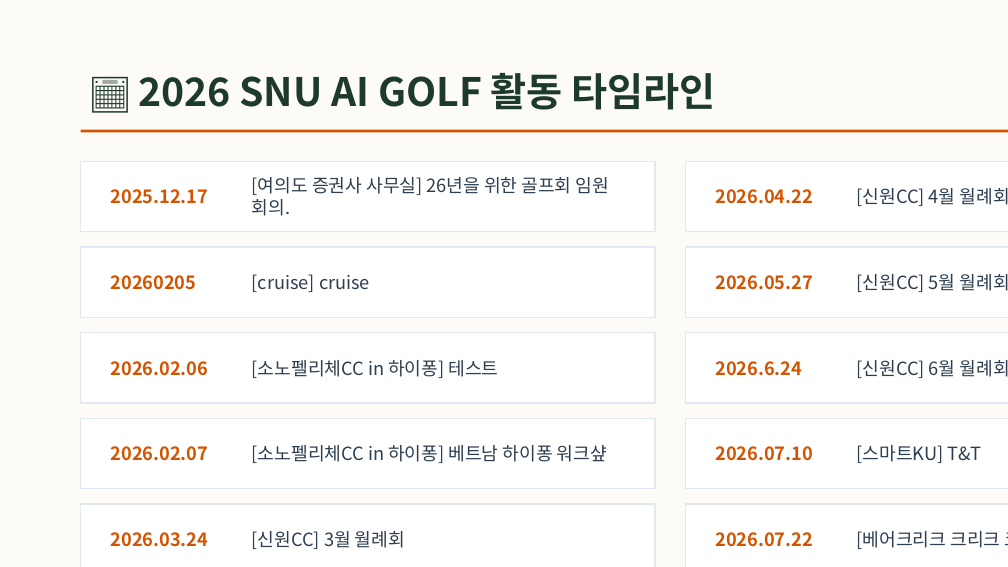
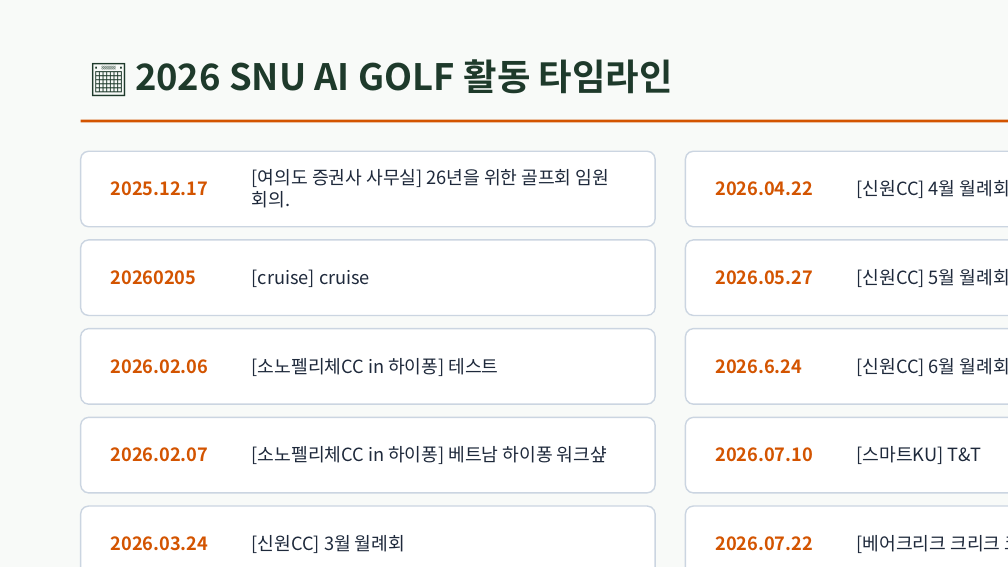
Before and after one commit to BluemMountain/snu-ai-golf4, a slide deck: slide 2 of 2026_SNU_AI_GOLF_Memories.pptx. Drawn at 1008x567 pixels with LibreOffice and Linux fonts; fonts in the diff are those of the drawing. Boxes give left, top, right and bottom in pixels: in the first picture for what was removed or moved away, otherwise in the second. Text is boxed around its words. In the diff, an @@ line names an element or a change of style, - is before the commit and + after.

Commit message:
Fix presentation.html Supabase initialization and PPTX full-bleed dark green background with text-wrap; bump PWA cache to v6.81

```diff
--- a/2026_SNU_AI_GOLF_Memories.pptx
+++ b/2026_SNU_AI_GOLF_Memories.pptx
@@ background #FDFBF7 to #F8FAF8 @@
@@ text "📅 2026 SNU AI GOLF ...": place and size @@
-text "📅 2026 SNU AI GOLF ..." at bbox=[138, 73, 716, 110]
+text "📅 2026 SNU AI GOLF ..." at bbox=[135, 59, 673, 94]
@@ text "📅 2026 SNU AI GOLF ..." at bbox=[135, 59, 673, 94]: size 28 to 26 pt @@
@@ 2 texts, 1 line: place and size @@
-2 texts, 1 line at bbox=[81, 131, 1008, 216]
+2 texts, 1 line at bbox=[81, 121, 1008, 208]
@@ rounded rectangle: place and size @@
-rounded rectangle at bbox=[81, 161, 655, 232]
+rounded rectangle at bbox=[81, 151, 655, 227]
@@ text "2025.12.17": place and size @@
-text "2025.12.17" at bbox=[111, 189, 209, 204]
+text "2025.12.17" at bbox=[111, 181, 209, 196]
@@ rectangle to rounded rectangle; outline #E2E8F0 1 pt to #CBD5E1 1 pt in 10 elements at bbox=[81, 417, 655, 493], bbox=[685, 417, 1008, 493], bbox=[81, 329, 655, 404], bbox=[685, 329, 1008, 404], bbox=[81, 506, 655, 567], bbox=[685, 506, 1008, 567], bbox=[81, 240, 655, 316], bbox=[685, 240, 1008, 316], bbox=[81, 151, 655, 227], bbox=[685, 151, 1008, 227] @@
@@ rounded rectangle: place and size @@
-rounded rectangle at bbox=[685, 161, 1008, 232]
+rounded rectangle at bbox=[685, 151, 1008, 227]
@@ text "2026.04.22": place and size @@
-text "2026.04.22" at bbox=[715, 189, 813, 204]
+text "2026.04.22" at bbox=[715, 181, 813, 196]
@@ text colour #2C3E50 to #1E293B in 10 elements at bbox=[252, 446, 607, 464], bbox=[857, 446, 982, 464], bbox=[252, 358, 498, 376], bbox=[857, 358, 1008, 376], bbox=[252, 535, 405, 553], bbox=[857, 535, 1008, 553], bbox=[252, 269, 370, 287], bbox=[857, 269, 1008, 375], bbox=[252, 169, 609, 208], bbox=[857, 180, 1008, 198] @@
@@ rounded rectangle: place and size @@
-rounded rectangle at bbox=[81, 247, 655, 318]
+rounded rectangle at bbox=[81, 240, 655, 316]
@@ text "20260205": place and size @@
-text "20260205" at bbox=[111, 275, 197, 290]
+text "20260205" at bbox=[111, 270, 197, 285]
@@ rounded rectangle: place and size @@
-rounded rectangle at bbox=[685, 247, 1008, 318]
+rounded rectangle at bbox=[685, 240, 1008, 316]
@@ text "2026.05.27": place and size @@
-text "2026.05.27" at bbox=[715, 275, 813, 290]
+text "2026.05.27" at bbox=[715, 270, 813, 285]
@@ rounded rectangle: place and size @@
-rounded rectangle at bbox=[81, 333, 655, 403]
+rounded rectangle at bbox=[81, 329, 655, 404]
@@ rounded rectangle: place and size @@
-rounded rectangle at bbox=[685, 333, 1008, 403]
+rounded rectangle at bbox=[685, 329, 1008, 404]
@@ rounded rectangle: place and size @@
-rounded rectangle at bbox=[81, 418, 655, 489]
+rounded rectangle at bbox=[81, 417, 655, 493]
@@ rounded rectangle: place and size @@
-rounded rectangle at bbox=[685, 418, 1008, 489]
+rounded rectangle at bbox=[685, 417, 1008, 493]
@@ text "2026.03.24": place and size @@
-text "2026.03.24" at bbox=[111, 532, 209, 547]
+text "2026.03.24" at bbox=[111, 536, 209, 551]
@@ text "2026.07.22": place and size @@
-text "2026.07.22" at bbox=[715, 532, 813, 547]
+text "2026.07.22" at bbox=[715, 536, 813, 551]
```
Also in this commit, not shown: 22 other slides changed, 3 other files.
